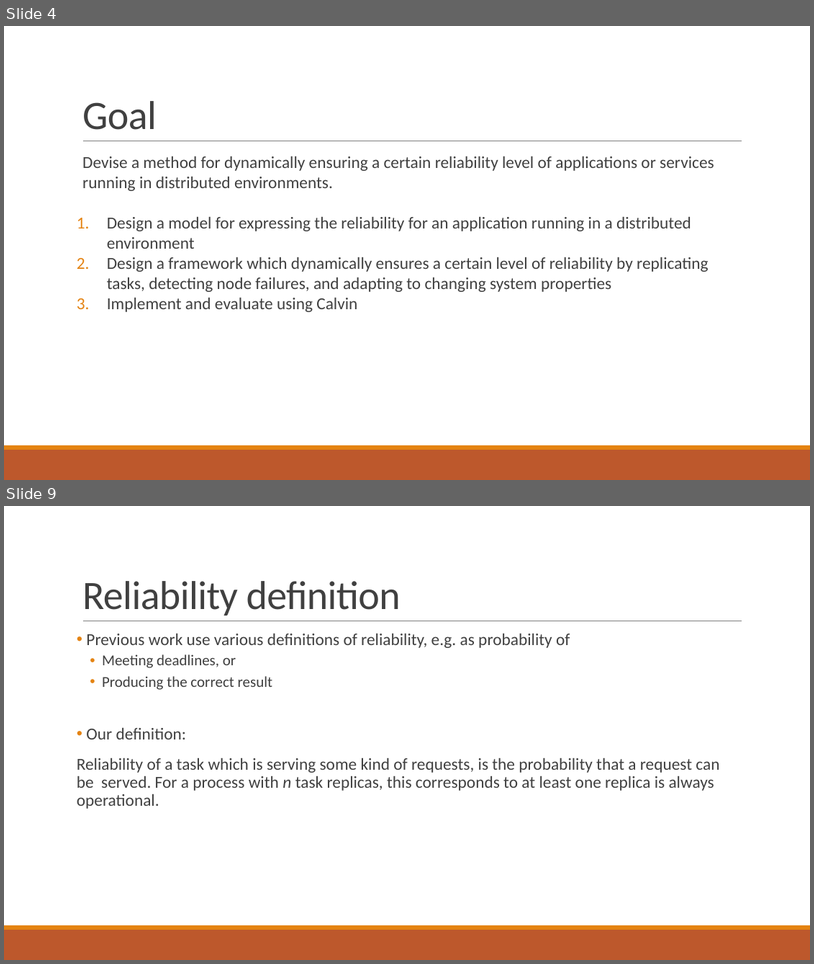
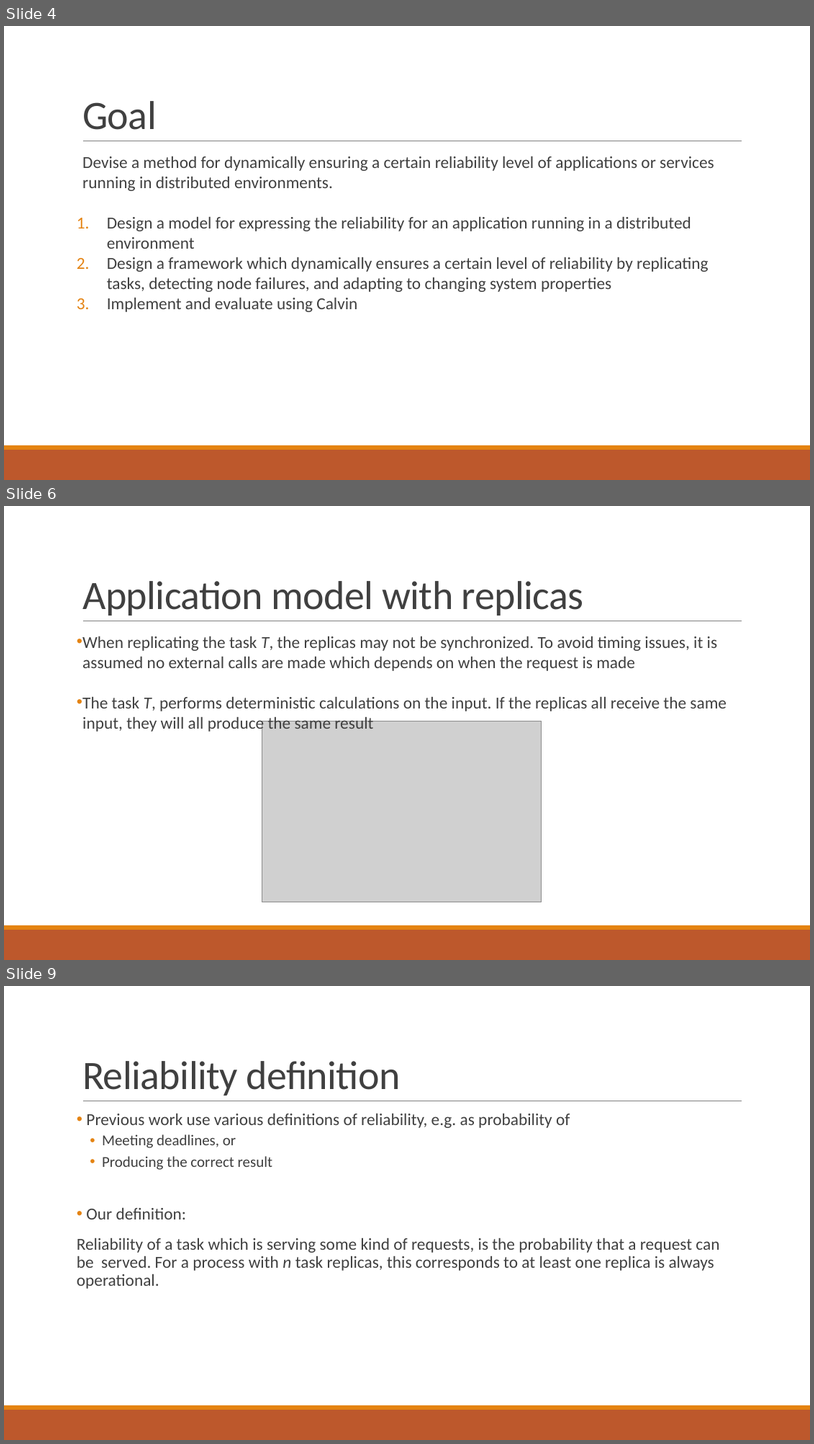
Before and after one commit to PStahl/master_thesis, a slide deck: presentation/presentation2.pptx. Shown one above the other, each under a label of ours: slides 4 and 9 before the commit, slides 4, 6 and 9 after it; the slides between them are not shown. The pictures are 814x964 and 814x1444 pixels, drawn with LibreOffice and Linux fonts; fonts in the diff are those of the drawing; grey boxes stand for pictures. Boxes give left, top, right and bottom in pixels: in the first picture for what was removed or moved away, otherwise in the second. Text is boxed around its words. In the diff, an @@ line names an element or a change of style, - is before the commit and + after.

```diff
--- a/presentation/presentation2.pptx
+++ b/presentation/presentation2.pptx
@@ slide 6 added at (4, 506, 810, 960), background #FFFFFF; not listed: 3 template elements that a slide beside it also shows @@
@@ title added at (82, 581, 584, 615), 48 pt, text #404040 @@
+Application model with replicas
@@ text added at (82, 636, 727, 733), 20 pt, text #404040 @@
+• When replicating the task T, the replicas may not be synchronized. To avoid timing issues, it is assumed no external calls are made which depends on when the request is made
+• The task T, performs deterministic calculations on the input. If the replicas all receive the same input, they will all produce the same result
@@ picture added at (262, 721, 542, 901) @@
```
Also in this commit, not shown: 3 slides changed, 1 slide removed.
